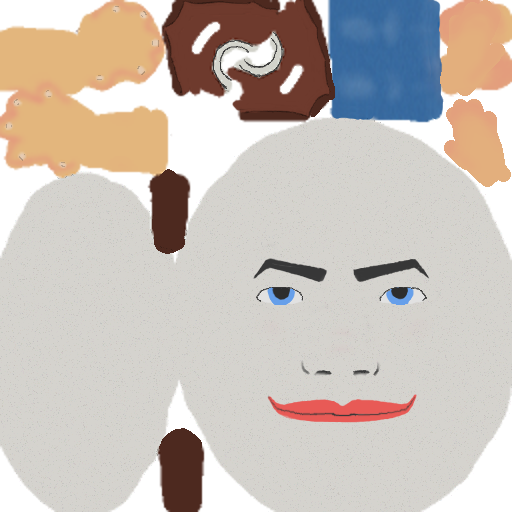
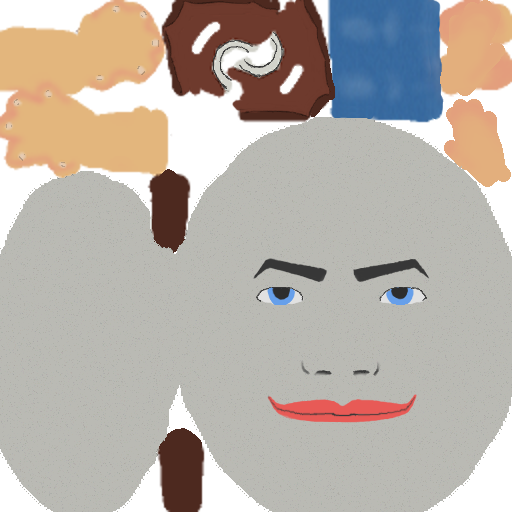
The second 512x512 image is a revision of the first. Changes to its layers:
painted on "detail" over [272, 263, 421, 303]
painted on "diffuse & metallic" over [0, 117, 512, 512]
